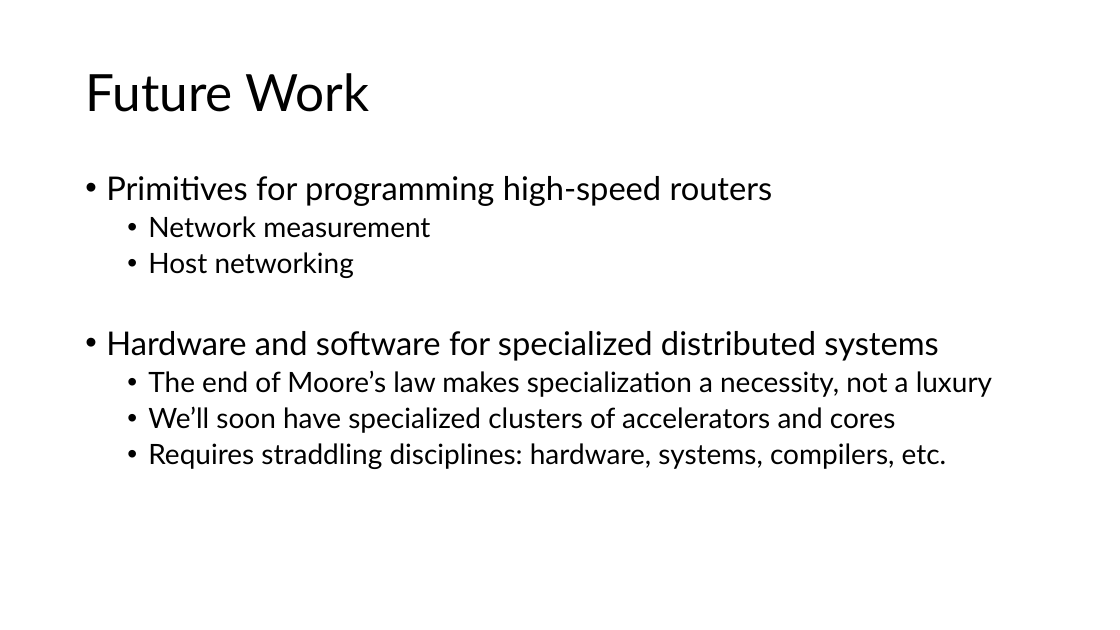
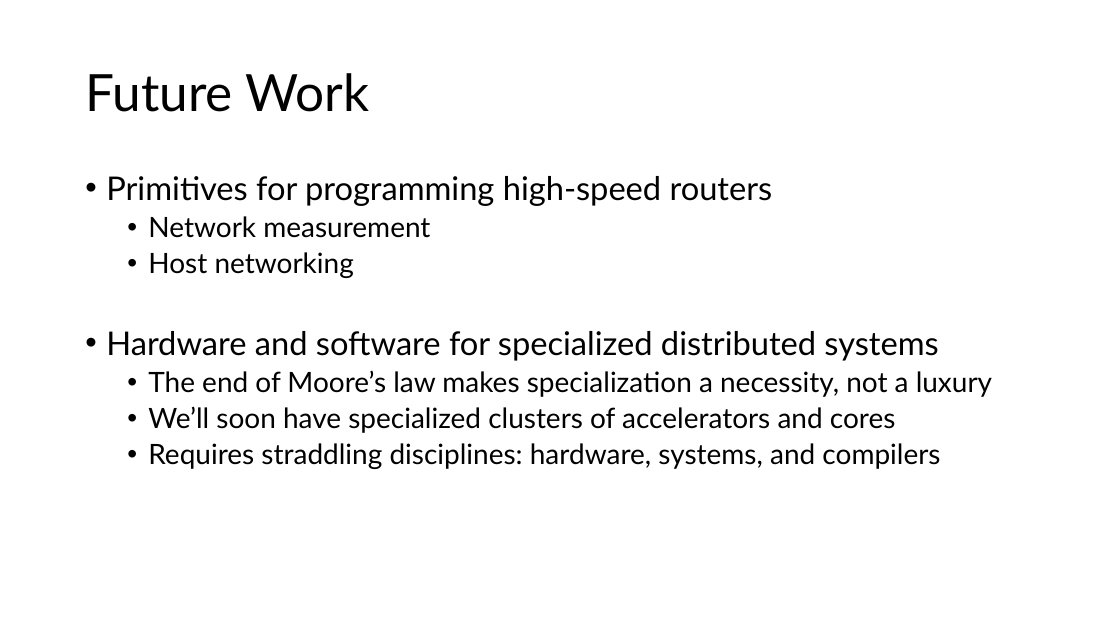
Before and after one commit to anirudhSK/pifo-domino-marple-ppts, a slide deck: slide 46 of combined_domino_pifo.pptx. Drawn at 1120x630 pixels with LibreOffice and Linux fonts; fonts in the diff are those of the drawing. Boxes give left, top, right and bottom in pixels: in the first picture for what was removed or moved away, otherwise in the second. Text is boxed around its words. In the diff, an @@ line names an element or a change of style, - is before the commit and + after.

```diff
--- a/combined_domino_pifo.pptx
+++ b/combined_domino_pifo.pptx
@@ text at box(148, 443, 940, 469): text changed @@
-  • Requires straddling disciplines: hardware, systems, compilers, etc.
+  • Requires straddling disciplines: hardware, systems, and compilers
```
Also in this commit, not shown: 4 other slides changed.
